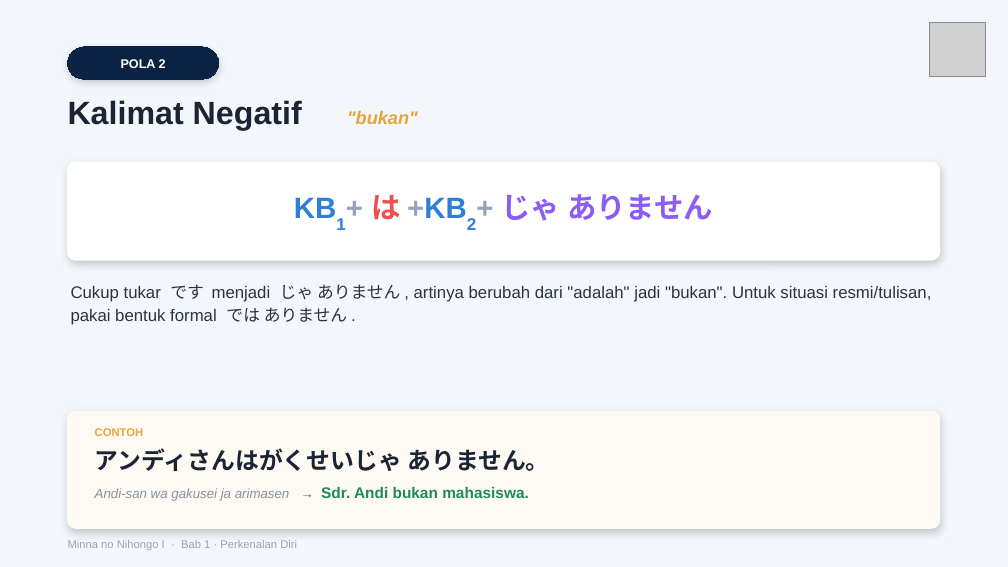
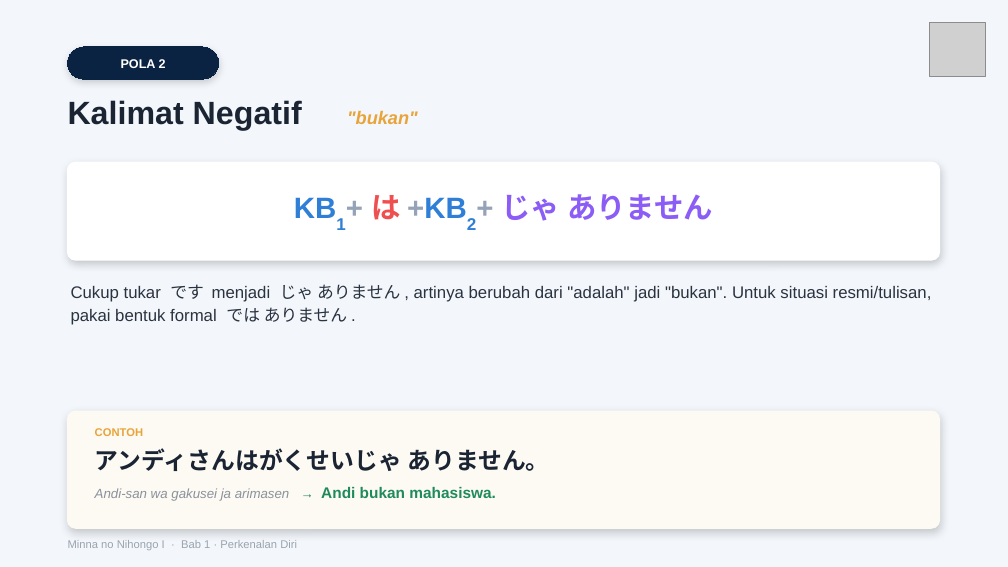
Before and after one commit to jbridgecenter-source/materi, a slide deck: slide 3 of Modul Minna 1/Bab 1/26. Minna 1 Tata Bahasa Bab 1 - Slide.pptx. Drawn at 1008x567 pixels with LibreOffice and Linux fonts; fonts in the diff are those of the drawing; grey boxes stand for pictures. Boxes give left, top, right and bottom in pixels: in the first picture for what was removed or moved away, otherwise in the second. Text is boxed around its words. In the diff, an @@ line names an element or a change of style, - is before the commit and + after.

```diff
--- a/Modul Minna 1/Bab 1/26. Minna 1 Tata Bahasa Bab 1 - Slide.pptx
+++ b/Modul Minna 1/Bab 1/26. Minna 1 Tata Bahasa Bab 1 - Slide.pptx
@@ text at box(95, 487, 496, 501): text changed @@
-Andi-san wa gakusei ja arimasen → Sdr. Andi bukan mahasiswa.
+Andi-san wa gakusei ja arimasen → Andi bukan mahasiswa.
```
Also in this commit, not shown: 4 other slides changed, 7 other files.
